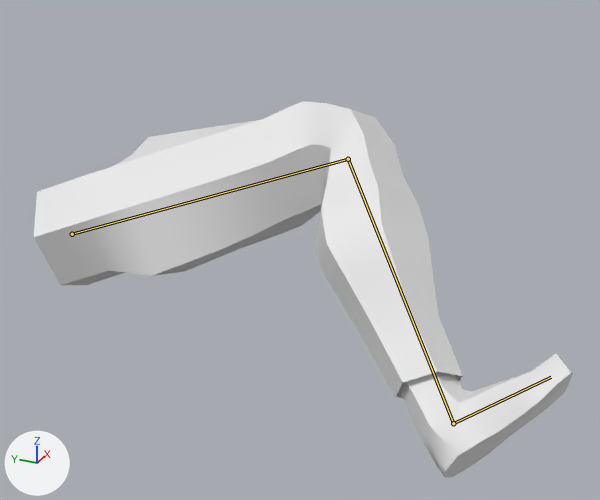
The Blender file Models/Leg/leg.blend, before and after one commit.
Both versions are drawn from a camera (50 mm lens) standing at (-3.1, -2.74, 2.04) and looking at (-0.16, -1.41, 0.57). Lighting does not change. The marker at lower left points along +X, +Y and +Z. Both versions are drawn at frame 8 of the action 'Kick'; the numbers are the values there. The bones that bend it are drawn over the model as lines.
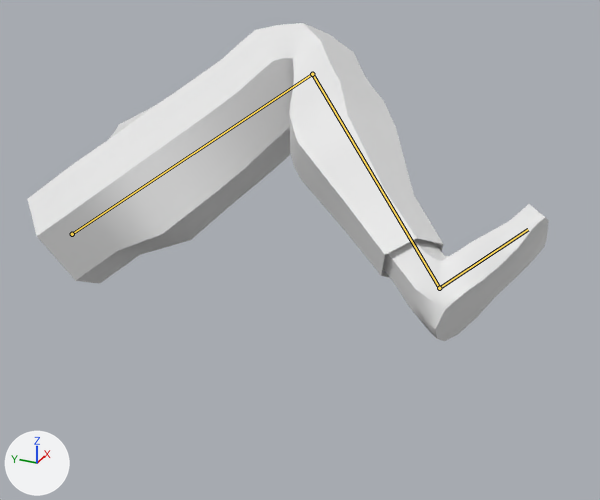
Location of each change, (x1, y1, x2, y2) in pixels of the pictures (600 x 500 px):
'Circle', posed (15% shorter): before (34, 101, 573, 477); after (27, 23, 549, 341)
bone 'Bone', root to tip: before (72, 234) to (348, 159); after (72, 234) to (312, 74)
bone 'Bone.001', root to tip: before (348, 159) to (453, 423); after (312, 74) to (439, 288)

The change in detail:
Bone 'Bone' (bone_bone) turns from (-99, -19, 48) to (-117, -12, 49) degrees about its own x, y and z.
Bone 'Bone.001' (bone_bone_001) turns from (44, 5, 4) to (55, 3, 2) degrees about its own x, y and z.
